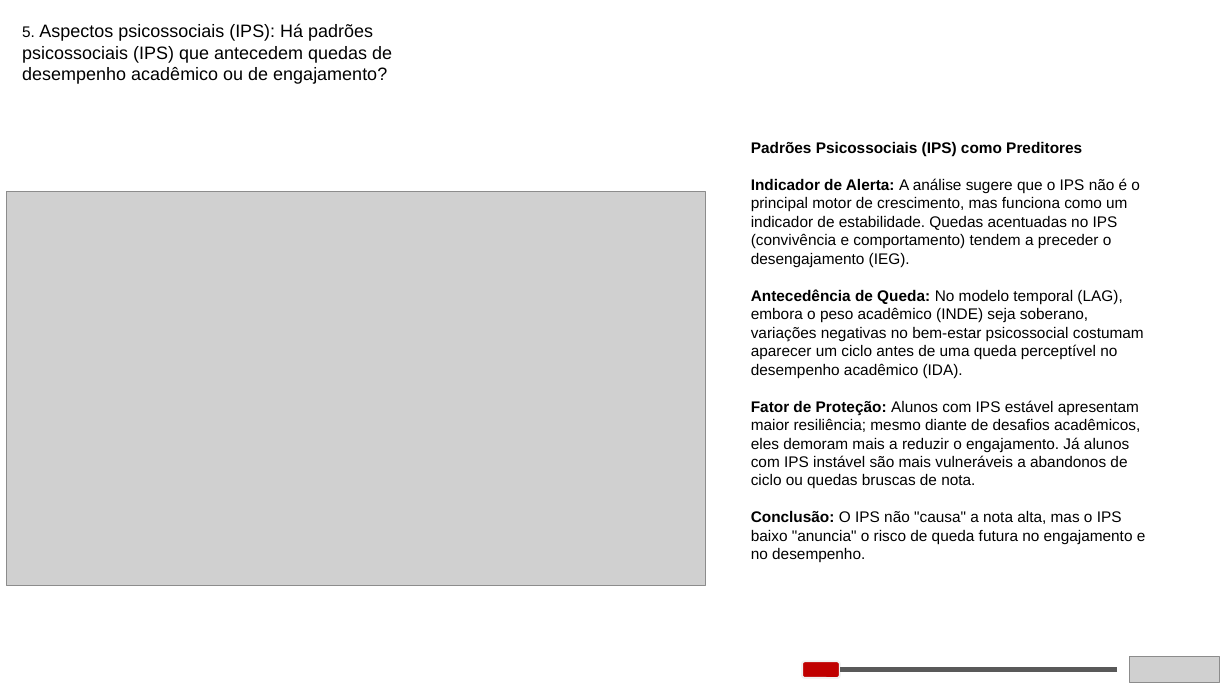
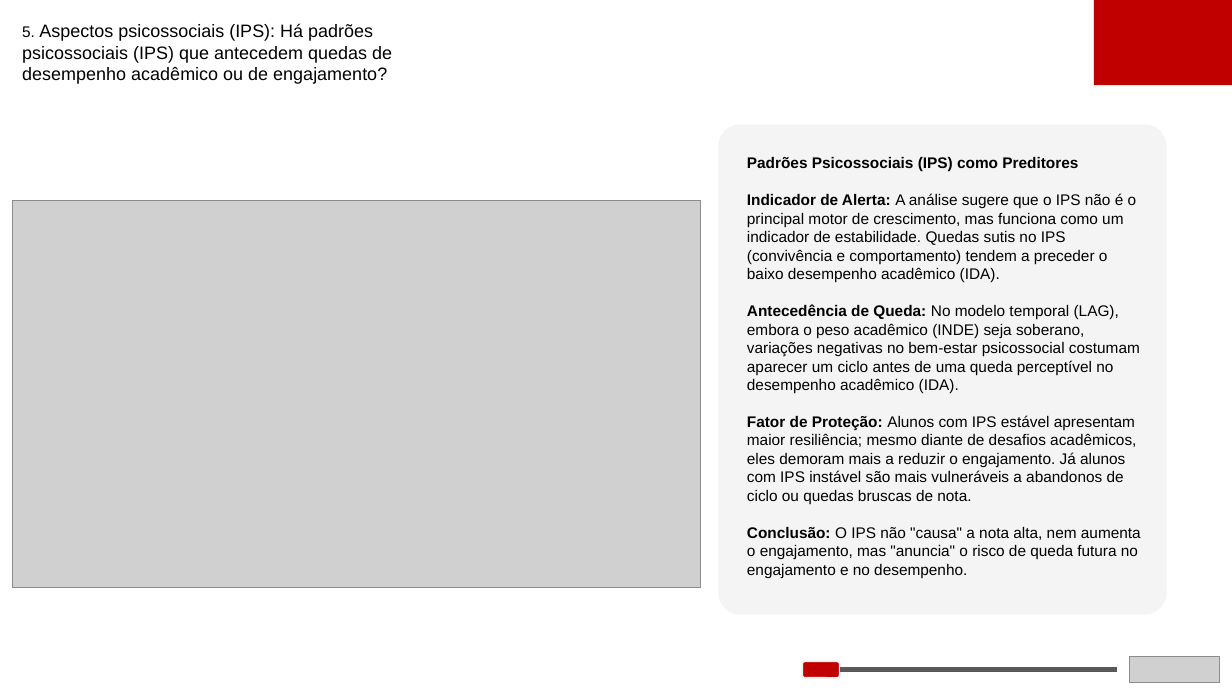
Before and after one commit to vbomura/tc5, a slide deck: slide 9 of Apresentacao/Apresentação_Datathon.pptx. Drawn at 1232x693 pixels with LibreOffice and Linux fonts; fonts in the diff are those of the drawing; grey boxes stand for pictures. Boxes give left, top, right and bottom in pixels: in the first picture for what was removed or moved away, otherwise in the second. Text is boxed around its words. In the diff, an @@ line names an element or a change of style, - is before the commit and + after.

```diff
--- a/Apresentacao/Apresentação_Datathon.pptx
+++ b/Apresentacao/Apresentação_Datathon.pptx
@@ rectangle added at box(1094, 0, 1232, 85), fill #C00000 @@
@@ rounded rectangle added at box(718, 124, 1166, 615), fill #F2F2F2 at 81% opacity @@
@@ text "Padrões Psicossociais (IPS) como Preditores": place and size @@
-text "Padrões Psicossociais (IPS) como Preditores" at box(751, 142, 1146, 562)
+text "Padrões Psicossociais (IPS) como Preditores" at box(747, 157, 1141, 578)
@@ picture: place and size @@
-picture at box(6, 191, 706, 586)
+picture at box(13, 201, 701, 588)
@@ text at box(747, 193, 1137, 283): text changed @@
-Indicador de Alerta: A análise sugere que o IPS não é o principal motor de crescimento, mas funciona como um indicador de estabilidade. Quedas acentuadas no IPS (convivência e comportamento) tendem a preceder o desengajamento (IEG).
+Indicador de Alerta: A análise sugere que o IPS não é o principal motor de crescimento, mas funciona como um indicador de estabilidade. Quedas sutis no IPS (convivência e comportamento) tendem a preceder o baixo desempenho acadêmico (IDA).
@@ text at box(747, 527, 1141, 578): text changed @@
-Conclusão: O IPS não "causa" a nota alta, mas o IPS baixo "anuncia" o risco de queda futura no engajamento e no desempenho.
+Conclusão: O IPS não "causa" a nota alta, nem aumenta o engajamento, mas "anuncia" o risco de queda futura no engajamento e no desempenho.
```
Also in this commit, not shown: 12 other slides changed, 1 slide added, 1 slide removed.
